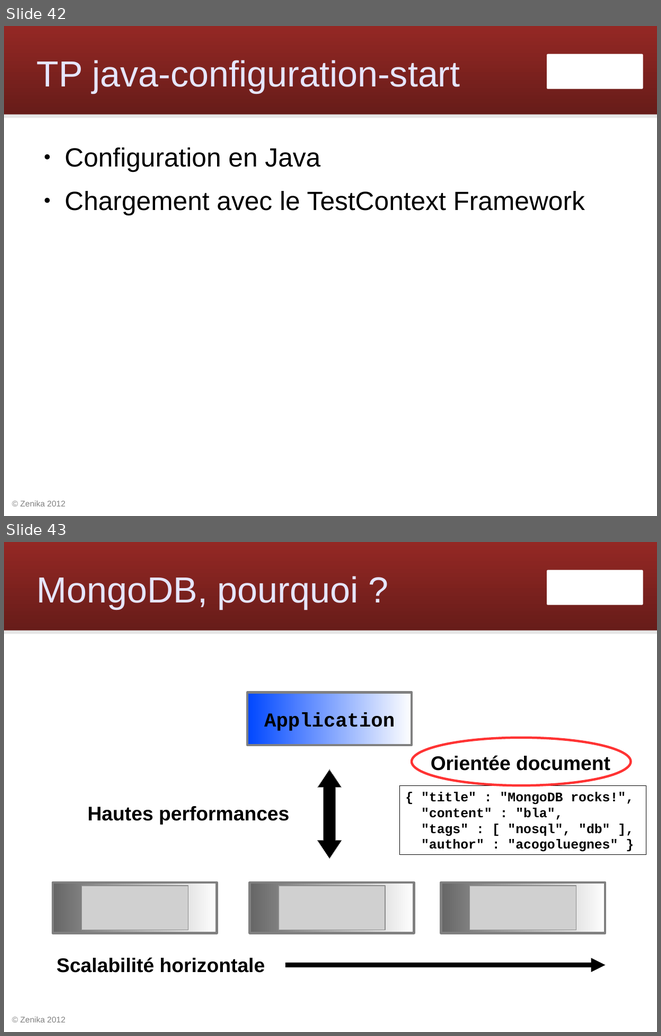
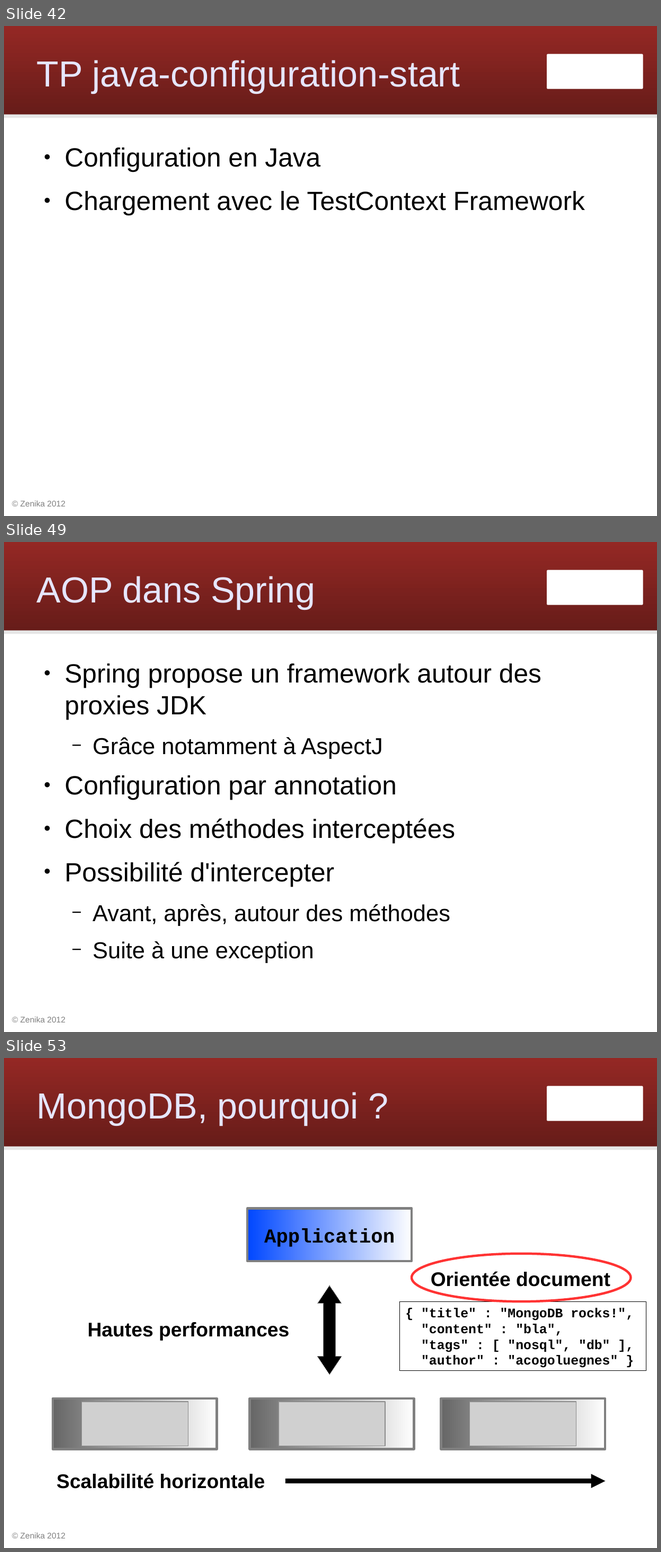
Before and after one commit to Zenika/workshop-spring-core, a slide deck: spring-workshop.odp. Shown one above the other, each under a label of ours: slides 42 and 43 before the commit, slides 42, 49 and 53 after it; the slides between them are not shown. The pictures are 661x1036 and 661x1552 pixels, drawn with LibreOffice and Linux fonts; fonts in the diff are those of the drawing; grey boxes stand for pictures; background and template pictures are left out. Boxes give left, top, right and bottom in pixels: in the first picture for what was removed or moved away, otherwise in the second. Text is boxed around its words. In the diff, an @@ line names an element or a change of style, - is before the commit and + after.

```diff
--- a/spring-workshop.odp
+++ b/spring-workshop.odp
@@ slide 49 added at [4, 542, 657, 1032], background #FFFFFF; not listed: 4 template elements that a slide beside it also shows @@
@@ title added at [37, 576, 315, 609], 44 pt, text #E6E6FF @@
+AOP dans Spring
@@ text added at [64, 663, 541, 963], 32 pt, text #000000 @@
+● Spring propose un framework autour des proxies JDK
+  − Grâce notamment à AspectJ
+● Configuration par annotation
+● Choix des méthodes interceptées
+● Possibilité d'intercepter
+  − Avant, après, autour des méthodes
+  − Suite à une exception
@@ what was slide 43 is now slide 53 @@
```
Also in this commit, not shown: 9 other slides added.
